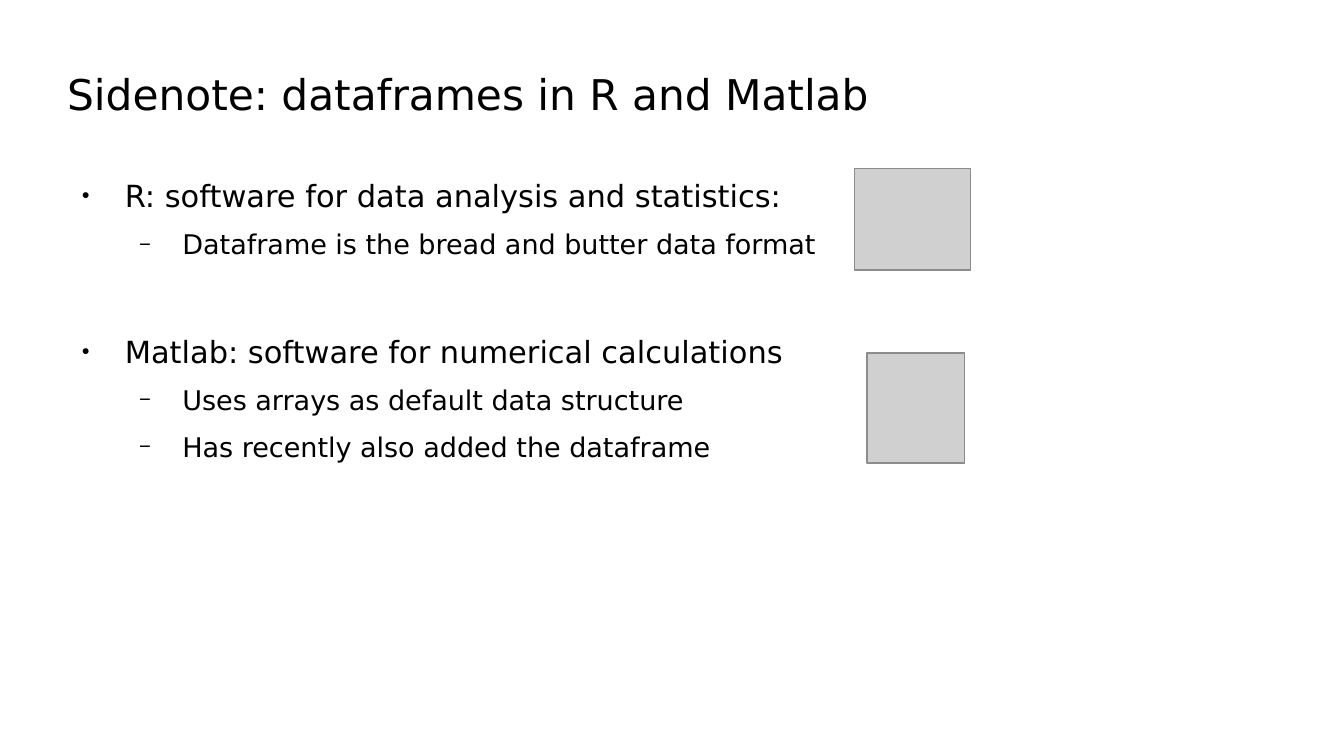
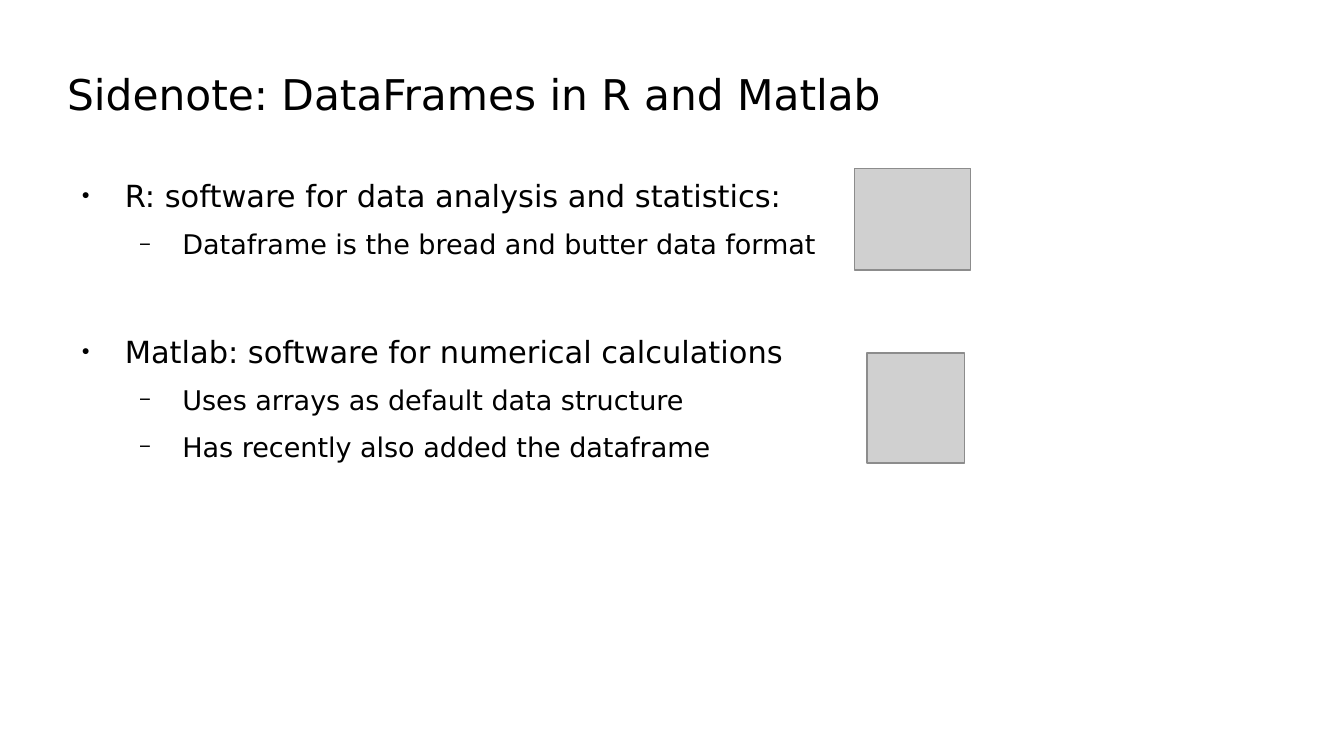
Before and after one commit to dvanderelst-classes/python-class, a slide deck: slide 7 of 08_Pandas_introduction/pandas.odp. Drawn at 1344x756 pixels with LibreOffice and Linux fonts; fonts in the diff are those of the drawing; grey boxes stand for pictures. Boxes give left, top, right and bottom in pixels: in the first picture for what was removed or moved away, otherwise in the second. Text is boxed around its words. In the diff, an @@ line names an element or a change of style, - is before the commit and + after.

```diff
--- a/08_Pandas_introduction/pandas.odp
+++ b/08_Pandas_introduction/pandas.odp
@@ title at [67, 78, 880, 111]: text changed @@
-Sidenote: dataframes in R and Matlab
+Sidenote: DataFrames in R and Matlab
```
Also in this commit, not shown: 5 other slides changed, 5 other files.
